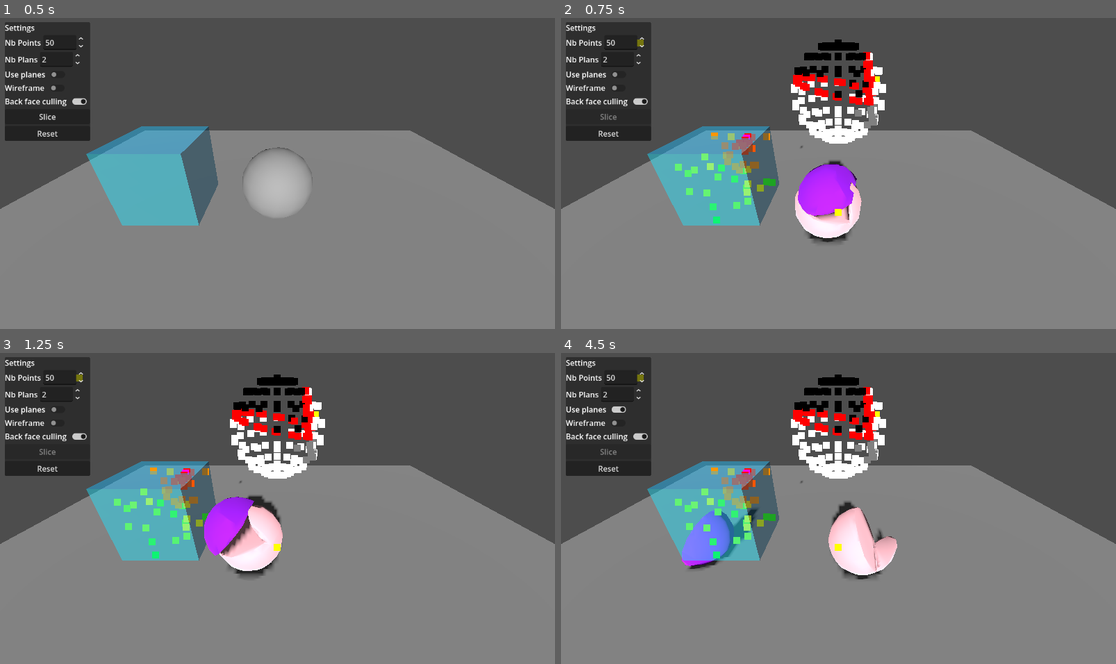
Above: before the commit, frames 1-4 (two rows, left to right).
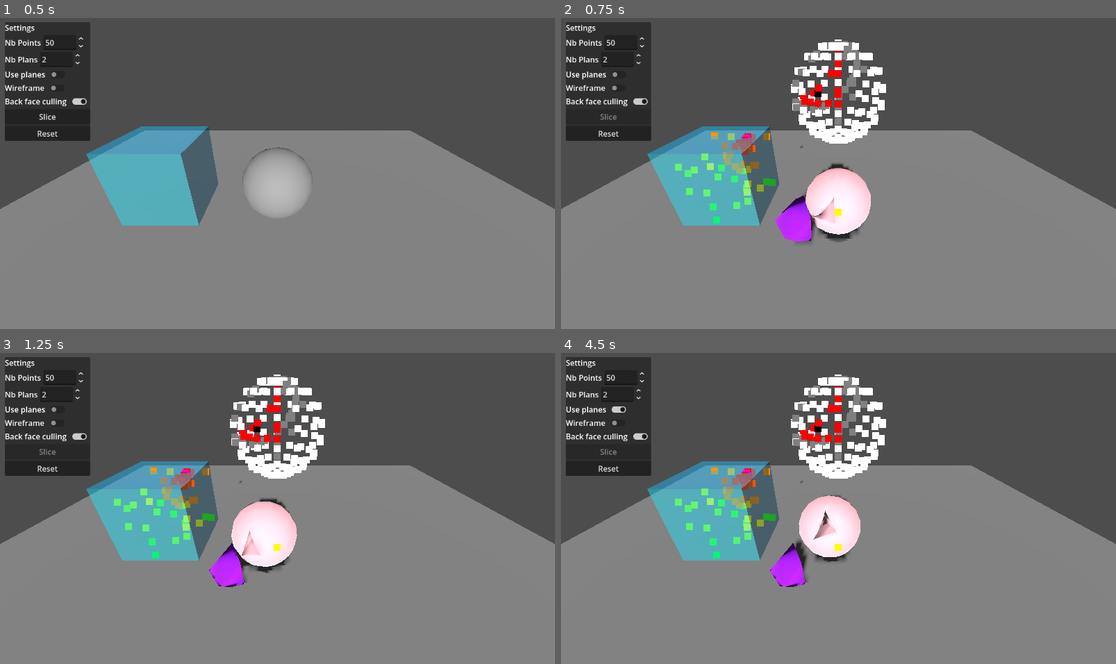
Above: after the commit, the same moments.

Repository: Rashnain/TER-2026
Game: Godot game, scene res://scenes/test.tscn
Same seed, same stepped clock (60 frames per second), same inputs: the game is played once before the commit and once after it.
Inputs (mouse positions are in pixels of both pictures, inside the frame that each line leads up to):
- Up to frame 1 (0.5 s): no input
- Up to frame 2 (0.75 s): click "Slice" at 0.5 s
- Up to frame 3 (1.25 s): no input
- Up to frame 4 (4.5 s): click (616, 408) at 1.25 s; click (616, 424) at 2 s; click (616, 408) at 2.75 s; click (616, 424) at 3.5 s; click (616, 408) at 4.25 s

Frame 1 is identical in both runs. In frame 2, 5.0% of the frame differs, in the area x 13-58%, y 6-73%; in frame 3, 5.3%; in frame 4, 6.8%, in the area x 13-61%, y 6-76%.

Commit message:
fix clipping quand point(s) à l'intérieur

Diff:
--- a/projet/ter/scripts/clip_polygon.gd
+++ b/projet/ter/scripts/clip_polygon.gd
@@ -154,13 +154,16 @@
 	if is_inside:
 		return dist_to_plane
 
-	return distances[min_arr(distances)]
+	return distances[mins_arr(distances)[0]]
 
-static func min_arr(array: Array[float]) -> int:
-	var min_val = array[0]
-	var min_idx = 0
-	for i in range(len(array)):
-		if array[i] < min_val:
-			min_val = array[i]
-			min_idx = i
+static func mins_arr(array: Array[float]) -> Array[int]:
+	var min_val: Array[float] = [array[0]]
+	var min_idx: Array[int] = [0]
+	for i in range(1, len(array)):
+		if array[i] < min_val[0]:
+			min_val = [array[i]]
+			min_idx = [i]
+		elif array[i] == min_val[0]:
+			min_val.append(array[i])
+			min_idx.append(i)
 	return min_idx
--- a/projet/ter/scripts/mesh_slicer.gd
+++ b/projet/ter/scripts/mesh_slicer.gd
@@ -106,6 +106,35 @@
 					#&& ClipPolygon.distance_to_triangle(mdt2.get_vertex(p), triangle) < 0.001:
 				if ClipPolygon.distance_to_triangle(mdt2.get_vertex(p), triangle) < 0.001:
 					intersection_points.append(mdt2.get_vertex(p))
+			for v in triangle:
+				#v = triangle[1]
+				#if ClipPolygon.is_point_inside_mesh(v, mdt2):
+				var inside := true
+				var distances: Array[float] = []
+				for v2 in range(mdt.get_vertex_count()):
+					distances.append((mdt.get_vertex(v2) - v).length_squared())
+
+				var closest_vertex := ClipPolygon.mins_arr(distances)
+				for closest_index in closest_vertex:
+					#visualizer.show_points_3d([mdt.get_vertex(closest_index)], Color.RED, visualizer.points_node2)
+					#print("closest_vertex is ", closest_vertex)
+
+					for t in range(mdt.get_face_count()):
+						for y in range(3):
+							if mdt.get_face_vertex(t, y) == closest_index:
+								#for j in range(3):
+									#print("point ", j, " is ", mdt.get_vertex(mdt.get_face_vertex(t, j)))
+									#visualizer.show_points_3d([mdt.get_vertex(mdt.get_face_vertex(t, j))], Color.PURPLE, visualizer.points_node2)
+								#print("normal=", mdt.get_face_normal(t))
+								var normal_t := mdt.get_face_normal(t)
+								if normal_t.length_squared() == 0: continue
+								if (v - mdt.get_vertex(closest_index)).dot(mdt.get_face_normal(t)) > 0:
+									inside = false
+									#break
+				if inside:
+					#print("v ", v, " is inside the mesh")
+					intersection_points.append(v)
+				#break
 			print("intersection_points.size() = ", intersection_points.size())
 			if intersection_points.size() >= 3:
 				visualizer.show_points_3d(intersection_points, Color.RED, visualizer.points_node2)
--- a/projet/ter/scripts/slicer.gd
+++ b/projet/ter/scripts/slicer.gd
@@ -39,10 +39,38 @@
 
 	aabb_node.rotate(Vector3.UP, PI/2)
 	use_planes = use_planes_button.button_pressed
-	#clip_tetrahedron = [Vector3(0, 0, -2), Vector3(-2, 0, 0), Vector3(0, 0, 2), Vector3(0, 2, 0)]
-	#clip_tetrahedron = [Vector3(0.5, 0, -2), Vector3(-2, 0, 0), Vector3(0, 0, 2), Vector3(0, 2, 0)]
-	clip_tetrahedron = [Vector3(0.75, 0, -2), Vector3(-2, 0.5, 0), Vector3(0, 0, 2), Vector3(0, 2, 0)]
+	#clip_tetrahedron = [Vector3(0, 0, -2), Vector3(-2, 0, 0), Vector3(0, 0, 2), Vector3(0, 2, 0)] # full ext, aligné axes
+	#clip_tetrahedron = [Vector3(0.5, 0, -2), Vector3(-2, 0, 0), Vector3(0, 0, 2), Vector3(0, 2, 0)] # full ext, !aligné
+	#clip_tetrahedron = [Vector3(1, -0.35, -2), Vector3(-2, 0.5, 0), Vector3(0, 0, 2), Vector3(0, 2, 0)] # obj flottant
+	#clip_tetrahedron = [Vector3(0, 0, -2), Vector3(-2, 0, 0), Vector3(0, 0, 2), Vector3(0, 0.4, 0)] # 1p int
+	#clip_tetrahedron = [Vector3(0, 0, -2), Vector3(-0.4, 0, 0), Vector3(0, 0, 2), Vector3(0, 1, 0)] # 1p int
+	#clip_tetrahedron = [Vector3(0, 0, -2), Vector3(-0.4, 0, 0), Vector3(0, 0, 2), Vector3(0, 0.4, 0)] # 2p int
+	clip_tetrahedron = [Vector3(0, 0, -0.4), Vector3(-0.4, 0, 0), Vector3(0, 0, 2), Vector3(0, 0.4, 0)] # 3p int
+	#clip_tetrahedron = [Vector3(0, 0, -0.4), Vector3(-0.4, 0, 0), Vector3(0, 0, 0.4), Vector3(0, 0.4, 0)] # 4p int
 	clip_indices = [0, 3, 1, 1, 3, 2, 2, 3, 0, 0, 1, 2]
+
+	var triangle := [Vector3(0, 0, 2), Vector3(-2, 0, 0), Vector3(0, 0, -2)]
+
+	var dist = ClipPolygon.distance_to_triangle(Vector3(0, 0, 0), triangle)
+	print("dist(0, 0, 0) = ", dist) # 0
+
+	dist = ClipPolygon.distance_to_triangle(Vector3(0.5, 0, 2), triangle)
+	print("dist(0.5, 0, 2) = ", dist) # 0.5
+
+	dist = ClipPolygon.distance_to_triangle(Vector3(0.5, 0, 1), triangle)
+	print("dist(0.5, 0, 1) = ", dist) # 0.5
+
+	dist = ClipPolygon.distance_to_triangle(Vector3(-1, 0, 1.5), triangle)
+	print("dist(-1, 0, 1.5) = ", dist) # <0.5
+
+	dist = ClipPolygon.distance_to_triangle(Vector3(-0.5, 0, 0.5), triangle)
+	print("dist(-0.5, 0, 0.5) = ", dist) # 0
+
+	dist = ClipPolygon.distance_to_triangle(Vector3(-0.5, 0.6, 0.5), triangle)
+	print("dist(-0.5, 0.6, 0.5) = ", dist) # ~0.6
+
+	dist = ClipPolygon.distance_to_triangle(Vector3(0, 1, 0), triangle)
+	print("dist(0, 1, 0) = ", dist) # 1
 
 	# Initialize new classes
 	point_sampler = PointSampler.new(aabb)
